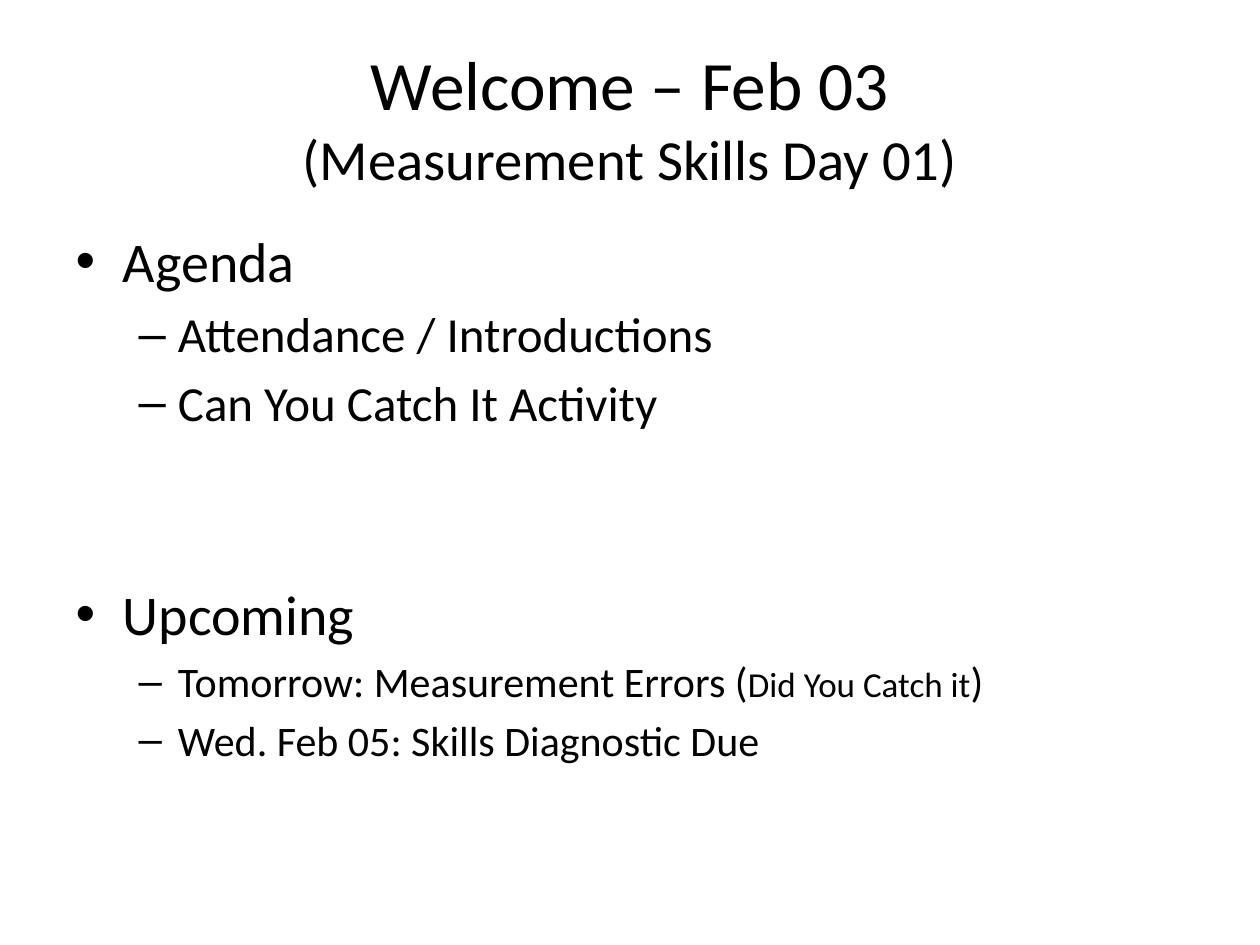
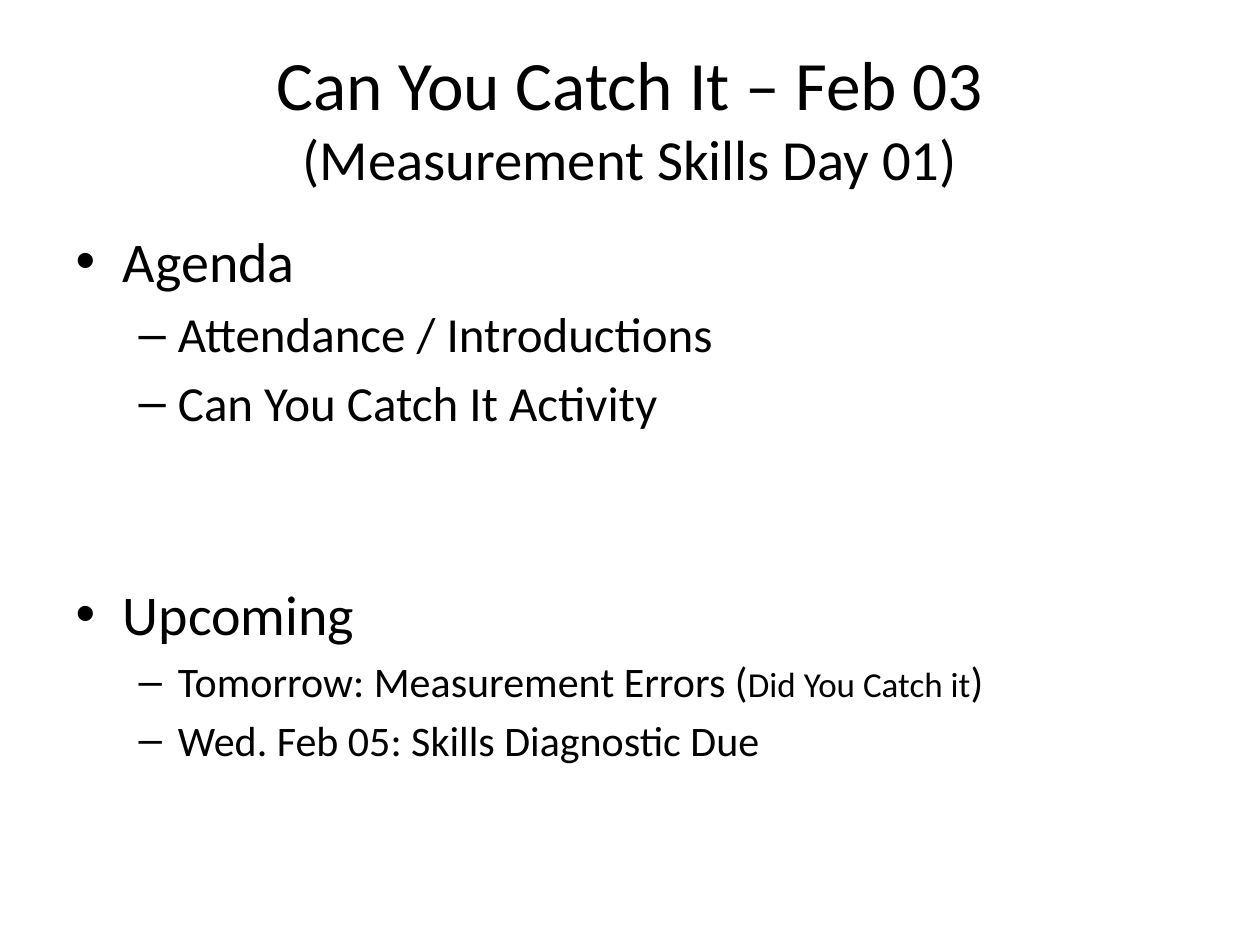
Before and after one commit to Greg5519/SPH3U0, a slide deck: slide 2 of Daily Agendas/Day1.1_CanYouCatchIt.pptx. Drawn at 1260x945 pixels with LibreOffice and Linux fonts; fonts in the diff are those of the drawing. Boxes give left, top, right and bottom in pixels: in the first picture for what was removed or moved away, otherwise in the second. Text is boxed around its words. In the diff, an @@ line names an element or a change of style, - is before the commit and + after.

```diff
--- a/Daily Agendas/Day1.1_CanYouCatchIt.pptx
+++ b/Daily Agendas/Day1.1_CanYouCatchIt.pptx
@@ title at [277, 62, 983, 189]: text changed @@
-Welcome – Feb 03
-(Measurement Skills Day 01)
+Can You Catch It – Feb 03
+(Measurement Skills Day 01)
```
Also in this commit, not shown: 1 other file.
